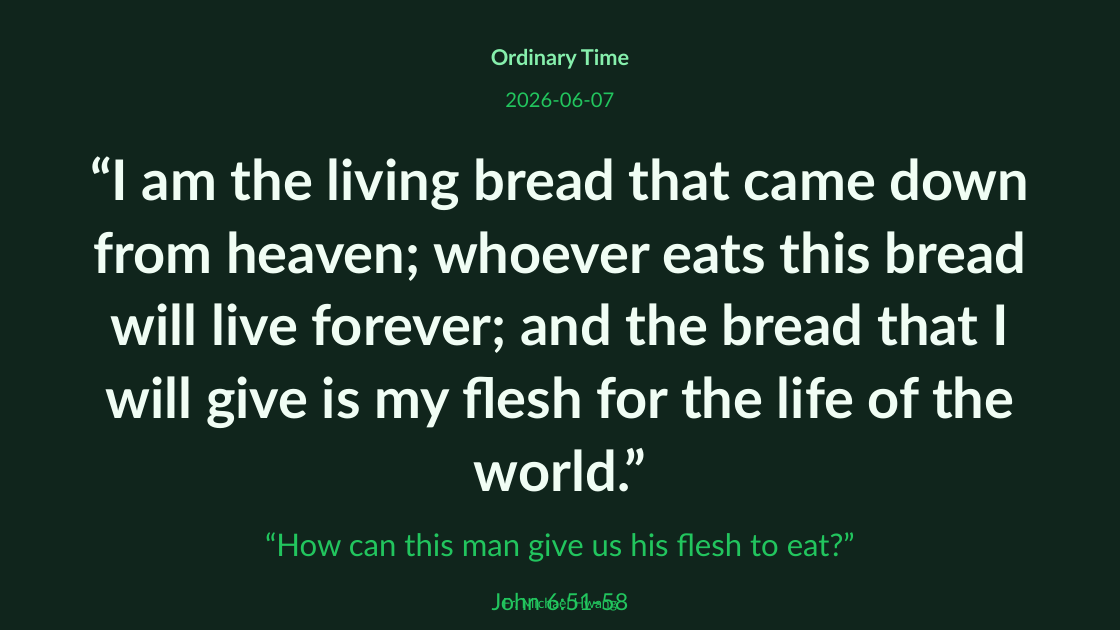
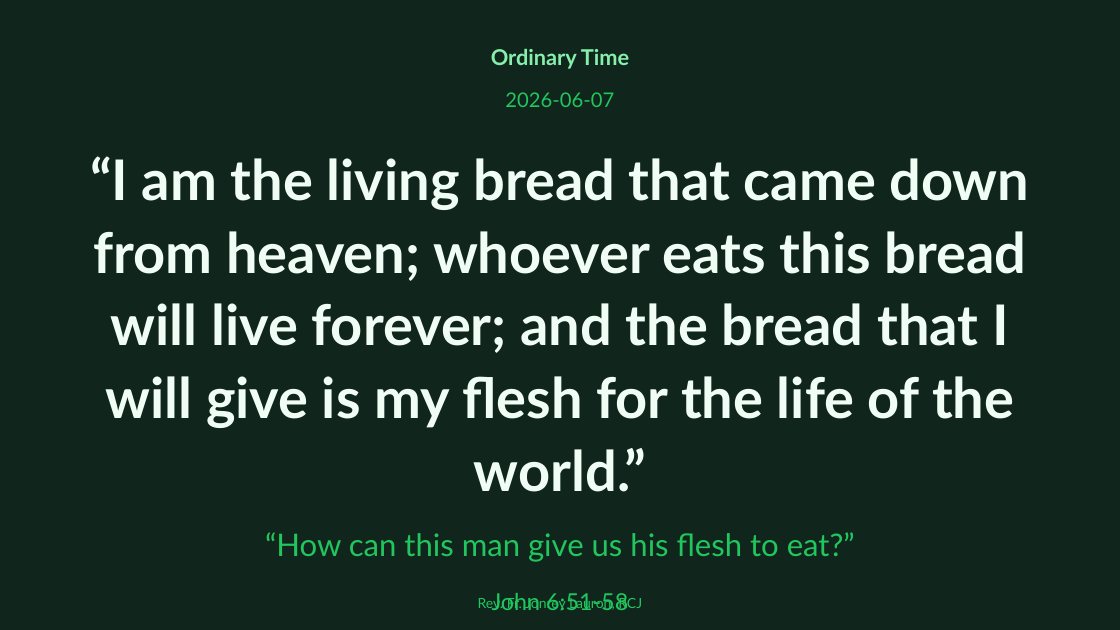
Before and after one commit to divinogabriel9/verbum, a slide deck: slide 2 of outputs/GFCC7Jun2026_OrdinaryTime.pptx. Drawn at 1120x630 pixels with LibreOffice and Linux fonts; fonts in the diff are those of the drawing. Boxes give left, top, right and bottom in pixels: in the first picture for what was removed or moved away, otherwise in the second. Text is boxed around its words. In the diff, an @@ line names an element or a change of style, - is before the commit and + after.

```diff
--- a/outputs/GFCC7Jun2026_OrdinaryTime.pptx
+++ b/outputs/GFCC7Jun2026_OrdinaryTime.pptx
@@ text at [478,595,642,610]: text changed @@
-Fr. Michael Hwang
+Rev. Fr. Jonrey Lauron, RCJ
```
Also in this commit, not shown: 29 other slides changed, 9 slides added, 10 slides removed, 9 other files.
